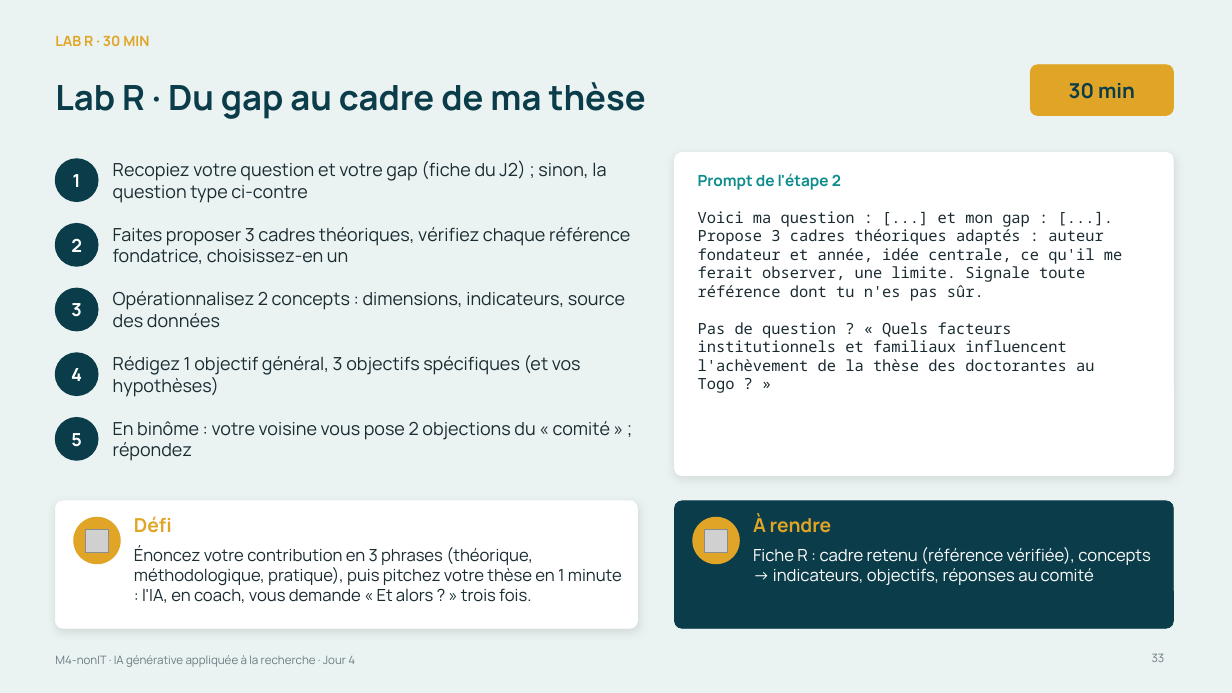
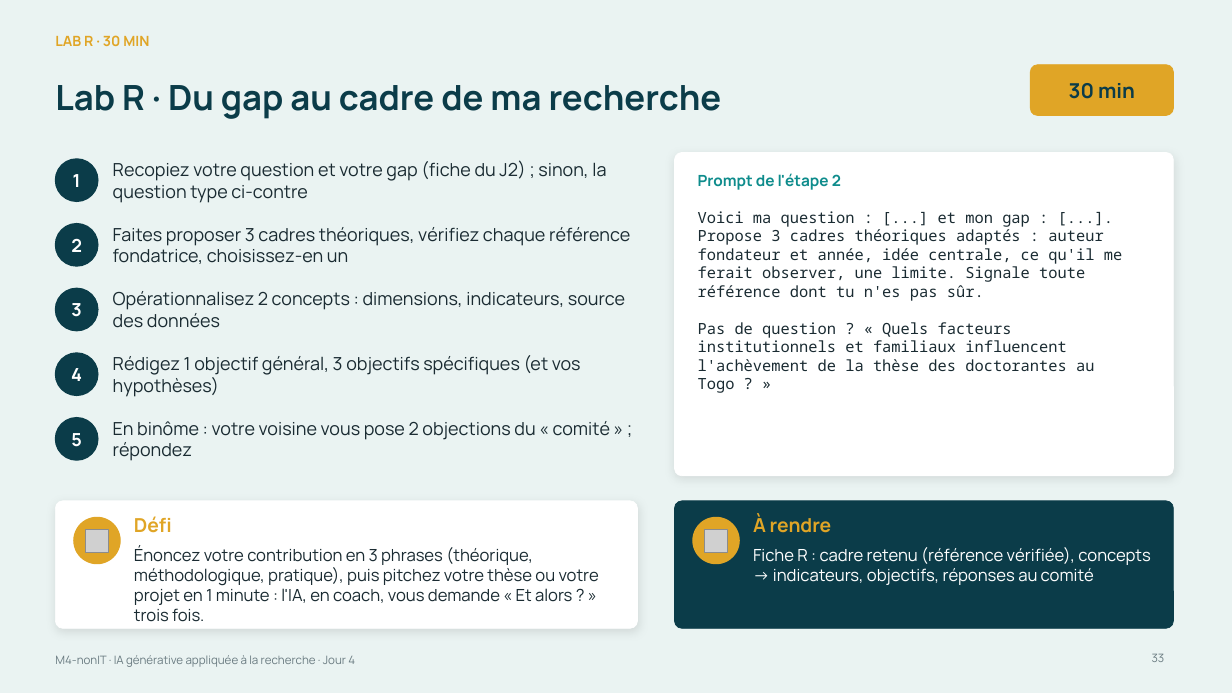
Before and after one commit to Amevi-isi/formation-chercheur-univ, a slide deck: slide 33 of module4_nonIT/M4-nonIT_IA_generative_appliquee.pptx. Drawn at 1232x693 pixels with LibreOffice and Linux fonts; fonts in the diff are those of the drawing; grey boxes stand for pictures. Boxes give left, top, right and bottom in pixels: in the first picture for what was removed or moved away, otherwise in the second. Text is boxed around its words. In the diff, an @@ line names an element or a change of style, - is before the commit and + after.

```diff
--- a/module4_nonIT/M4-nonIT_IA_generative_appliquee.pptx
+++ b/module4_nonIT/M4-nonIT_IA_generative_appliquee.pptx
@@ title at [55,85,722,119]: text changed @@
-Lab R · Du gap au cadre de ma thèse
+Lab R · Du gap au cadre de ma recherche
@@ text at [134,546,599,622]: text changed @@
-Énoncez votre contribution en 3 phrases (théorique, méthodologique, pratique), puis pitchez votre thèse en 1 minute : l'IA, en coach, vous demande « Et alors ? » trois fois.
+Énoncez votre contribution en 3 phrases (théorique, méthodologique, pratique), puis pitchez votre thèse ou votre projet en 1 minute : l'IA, en coach, vous demande « Et alors ? » trois fois.
```
Also in this commit, not shown: 15 other slides changed, 9 other files.
